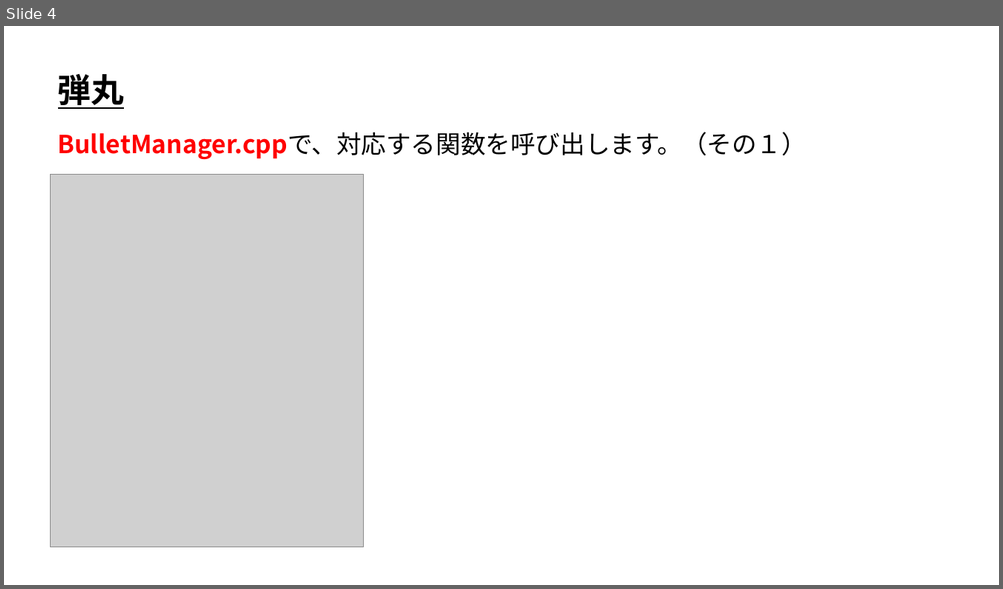
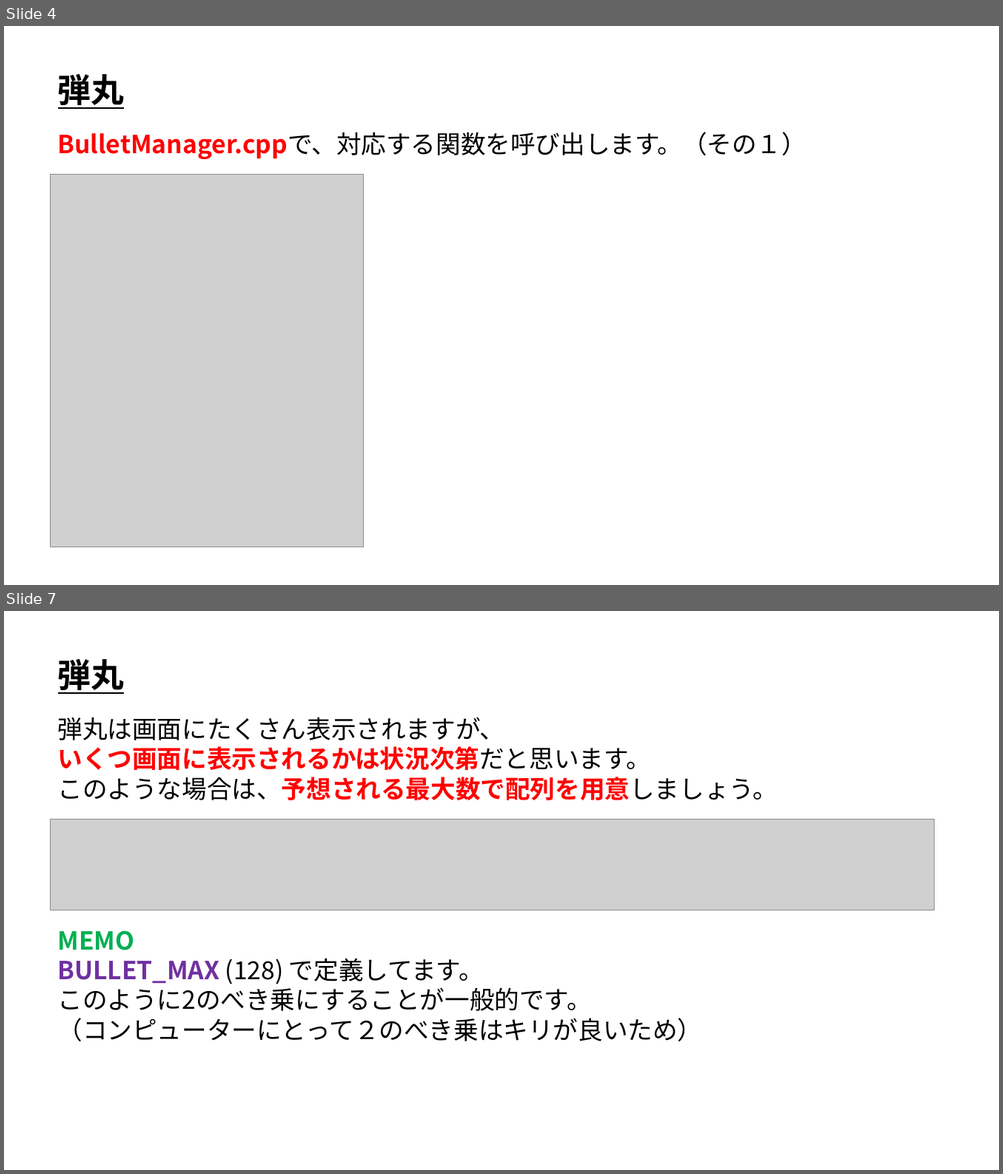
Before and after one commit to ArakiYusuke-Ohara/Textbook, a slide deck: ゲーム科1年/00_前期/ゲームプログラミングⅡ/04_シューティングゲーム弾丸編.pptx. Shown one above the other, each under a label of ours: slide 4 before the commit, slides 4 and 7 after it; the slides between them are not shown. The pictures are 1003x589 and 1003x1174 pixels, drawn with LibreOffice and Linux fonts; fonts in the diff are those of the drawing; grey boxes stand for pictures. Boxes give left, top, right and bottom in pixels: in the first picture for what was removed or moved away, otherwise in the second. Text is boxed around its words. In the diff, an @@ line names an element or a change of style, - is before the commit and + after.

Commit message:
弾丸編完成

```diff
--- a/ゲーム科1年/00_前期/ゲームプログラミングⅡ/04_シューティングゲーム弾丸編.pptx
+++ b/ゲーム科1年/00_前期/ゲームプログラミングⅡ/04_シューティングゲーム弾丸編.pptx
@@ slide 7 added at <box>4,611,999,1170</box>, background #FFFFFF @@
@@ text added at <box>58,659,125,694</box>, 32 pt, text #000000, bold, underline @@
+弾丸
@@ text added at <box>57,717,777,800</box>, 24 pt, text #000000 @@
+弾丸は画面にたくさん表示されますが、
+いくつ画面に表示されるかは状況次第だと思います。
+このような場合は、予想される最大数で配列を用意しましょう。
@@ picture added at <box>51,820,933,911</box> @@
@@ text added at <box>57,931,702,1042</box>, 24 pt, text #000000 @@
+MEMO
+BULLET_MAX (128) で定義してます。
+このように2のべき乗にすることが一般的です。
+（コンピューターにとって２のべき乗はキリが良いため）
```
Also in this commit, not shown: 1 slide changed, 10 other slides added, 6 other files.
